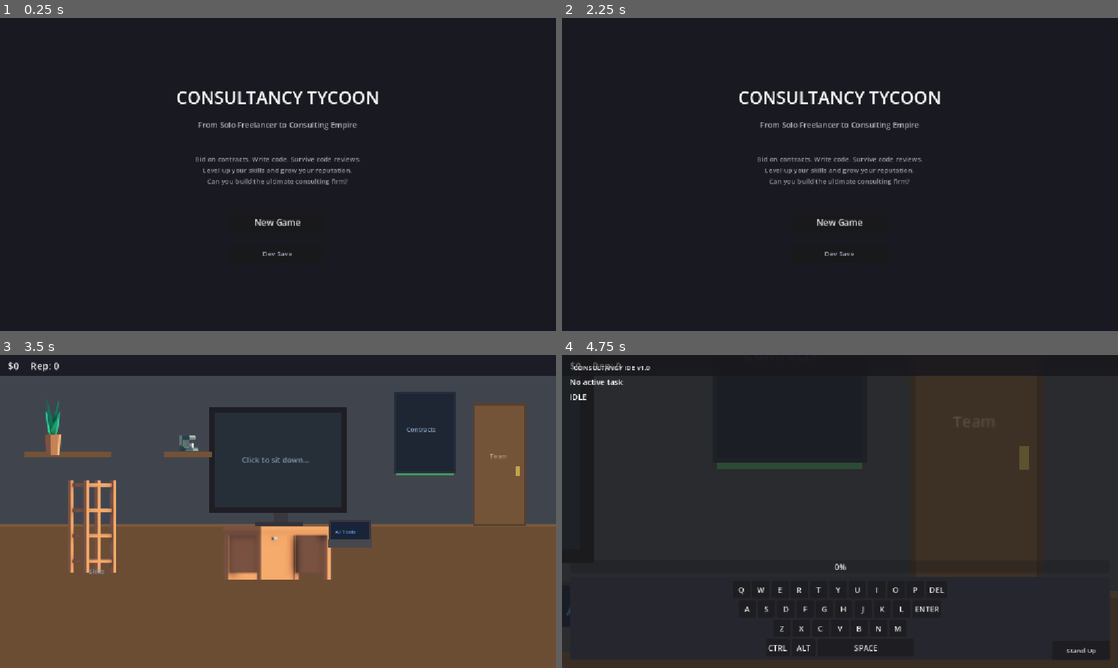
Above: before the commit, frames 1-4 (two rows, left to right).
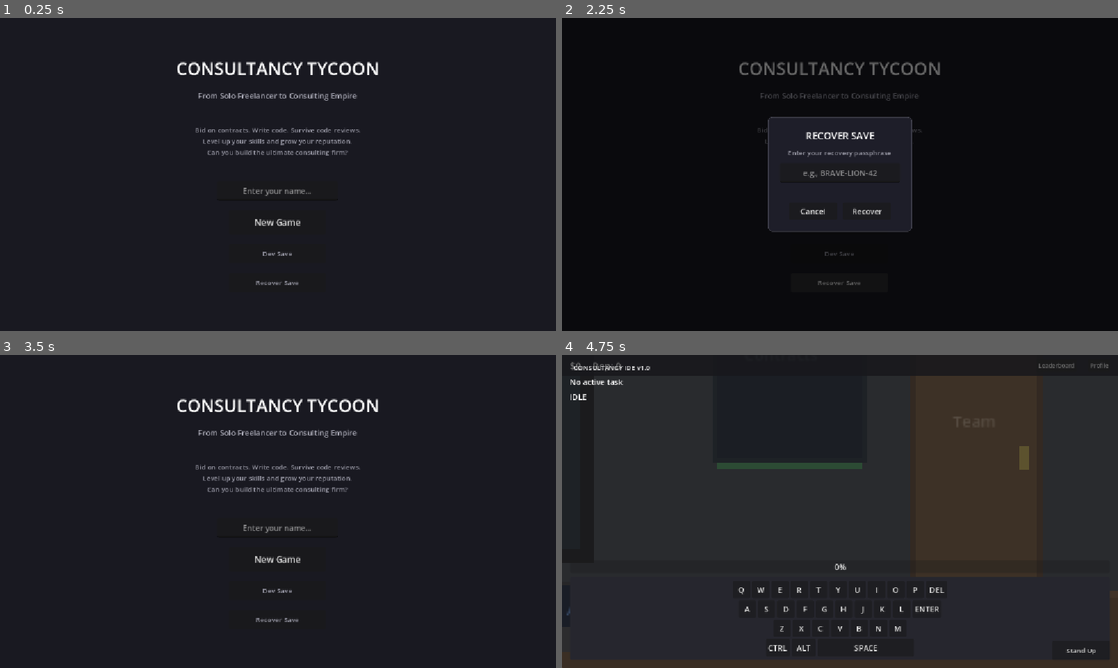
Above: after the commit, the same moments.

Repository: jprofessionals/consultancy-tycoon
Game: Godot game, scene res://src/main.tscn
Same seed, same stepped clock (60 frames per second), same inputs: the game is played once before the commit and once after it.
Inputs (mouse positions are in pixels of both pictures, inside the frame that each line leads up to):
- Up to frame 1 (0.25 s): no input
- Up to frame 2 (2.25 s): click (1056, 27) at 0.5 s, where only the run after the commit has a clickable "Leaderboard"; click (1101, 27) at 1.25 s, where only the run after the commit has a clickable "Profile"; click (840, 284) at 2 s, where only the run after the commit has a clickable "Recover Save"
- Up to frame 3 (3.5 s): click (250, 549) at 2.75 s, where only the run after the commit has a clickable "Cancel"
- Up to frame 4 (4.75 s): click (840, 558) at 3.5 s, where only the run after the commit has a clickable "New Game"; click (840, 461) at 4.25 s

The runs differ from the first frame. In frame 1, 3.5% of the frame differs, in the area x 31-68%, y 14-86%; in frame 2, 3.4%; in frame 3, 83%, in the area x 0-100%, y 2-100%; in frame 4, less than 0.1%.

Commit message:
feat: add name entry, save recovery, and panel access to welcome/HUD
Add player name LineEdit and "Recover Save" button to welcome screen.
Wire leaderboard and cloud profile panels into overlay system with
HUD buttons for access during gameplay.

Co-Authored-By: Claude Opus 4.6 <noreply@anthropic.com>

Diff:
--- a/src/main.gd
+++ b/src/main.gd
@@ -10,6 +10,8 @@
 var skill_panel: PanelContainer
 var email_panel: PanelContainer
 var ai_tool_panel: PanelContainer
+var leaderboard_panel: PanelContainer
+var cloud_panel: PanelContainer
 var task_factory: TaskFactory = TaskFactory.new()
 var skill_manager: SkillManager = SkillManager.new()
 var event_manager: EventManager = EventManager.new()
@@ -198,6 +200,14 @@
 	ai_tool_panel.visible = false
 	center.add_child(ai_tool_panel)
 
+	leaderboard_panel = load("res://src/ui/leaderboard_panel.tscn").instantiate()
+	leaderboard_panel.visible = false
+	center.add_child(leaderboard_panel)
+
+	cloud_panel = load("res://src/ui/cloud_panel.tscn").instantiate()
+	cloud_panel.visible = false
+	center.add_child(cloud_panel)
+
 func _build_management_layer():
 	management_layer = CanvasLayer.new()
 	management_layer.layer = 5
@@ -296,12 +306,22 @@
 		continue_btn.pressed.connect(_on_start_game.bind(true))
 		content.add_child(continue_btn)
 
+	var name_edit = LineEdit.new()
+	name_edit.placeholder_text = "Enter your name..."
+	name_edit.custom_minimum_size = Vector2(250, 40)
+	name_edit.add_theme_font_size_override("font_size", 16)
+	name_edit.alignment = HORIZONTAL_ALIGNMENT_CENTER
+	name_edit.size_flags_horizontal = Control.SIZE_SHRINK_CENTER
+	content.add_child(name_edit)
+
 	var start_btn = Button.new()
 	start_btn.text = "New Game"
 	start_btn.custom_minimum_size = Vector2(200, 50)
 	start_btn.add_theme_font_size_override("font_size", 18)
 	start_btn.size_flags_horizontal = Control.SIZE_SHRINK_CENTER
-	start_btn.pressed.connect(_on_start_game.bind(false))
+	start_btn.pressed.connect(func():
+		_on_start_game(false, name_edit.text.strip_edges())
+	)
 	content.add_child(start_btn)
 
 	var dev_btn = Button.new()
@@ -316,6 +336,15 @@
 	)
 	content.add_child(dev_btn)
 
+	var recover_btn = Button.new()
+	recover_btn.text = "Recover Save"
+	recover_btn.custom_minimum_size = Vector2(200, 40)
+	recover_btn.add_theme_font_size_override("font_size", 14)
+	recover_btn.add_theme_color_override("font_color", Color(0.6, 0.6, 0.65))
+	recover_btn.size_flags_horizontal = Control.SIZE_SHRINK_CENTER
+	recover_btn.pressed.connect(_show_recover_dialog)
+	content.add_child(recover_btn)
+
 func _connect_signals():
 	bidding_panel.contract_accepted.connect(_on_contract_accepted)
 	bidding_panel.close_requested.connect(_hide_overlay)
@@ -323,6 +352,10 @@
 	email_panel.close_requested.connect(_hide_overlay)
 	email_panel.choice_made.connect(_on_email_choice)
 	ai_tool_panel.close_requested.connect(_hide_overlay)
+	leaderboard_panel.close_requested.connect(_hide_overlay)
+	cloud_panel.close_requested.connect(_hide_overlay)
+	hud.leaderboard_pressed.connect(_on_leaderboard_btn)
+	hud.profile_pressed.connect(_on_cloud_btn)
 	EventBus.tab_task_done.connect(_on_tab_task_done)
 	EventBus.skill_purchased.connect(func(_id): _update_click_power())
 	EventBus.ai_tool_upgraded.connect(func(_tid, _tier): _update_ai_status())
@@ -388,7 +421,7 @@
 
 # ── Game Start ──
 
-func _on_start_game(load_save: bool = false):
+func _on_start_game(load_save: bool = false, player_name: String = ""):
 	welcome_layer.queue_free()
 	welcome_layer = null
 	_game_started = true
@@ -402,6 +435,10 @@
 	event_timer.start()
 	salary_timer.start()
 	autosave_timer.start()
+	if not load_save and player_name != "":
+		GameState.player_name = player_name
+		if not CloudManager.is_authenticated():
+			CloudManager.create_player(player_name)
 	# Sync with cloud on game start
 	if CloudManager.is_authenticated():
 		var runtime = _collect_runtime_state()
@@ -411,6 +448,110 @@
 	# Update HUD after load
 	hud.update_team_info(GameState.consultants.size(), GameState.active_assignments.size())
 	_update_ai_status()
+
+func _show_recover_dialog():
+	var recover_layer = CanvasLayer.new()
+	recover_layer.layer = 101
+	add_child(recover_layer)
+
+	var bg = ColorRect.new()
+	bg.color = Color(0, 0, 0, 0.6)
+	bg.set_anchors_preset(Control.PRESET_FULL_RECT)
+	recover_layer.add_child(bg)
+
+	var center = CenterContainer.new()
+	center.set_anchors_preset(Control.PRESET_FULL_RECT)
+	recover_layer.add_child(center)
+
+	var panel = PanelContainer.new()
+	var style = StyleBoxFlat.new()
+	style.bg_color = Color(0.12, 0.12, 0.16)
+	style.set_content_margin_all(24)
+	style.set_corner_radius_all(8)
+	style.border_color = Color(0.3, 0.3, 0.35)
+	style.set_border_width_all(1)
+	panel.add_theme_stylebox_override("panel", style)
+	center.add_child(panel)
+
+	var vbox = VBoxContainer.new()
+	vbox.add_theme_constant_override("separation", 12)
+	panel.add_child(vbox)
+
+	var title = Label.new()
+	title.text = "RECOVER SAVE"
+	title.add_theme_font_size_override("font_size", 20)
+	title.horizontal_alignment = HORIZONTAL_ALIGNMENT_CENTER
+	vbox.add_child(title)
+
+	var desc = Label.new()
+	desc.text = "Enter your recovery passphrase"
+	desc.add_theme_font_size_override("font_size", 14)
+	desc.add_theme_color_override("font_color", Color(0.6, 0.6, 0.65))
+	desc.horizontal_alignment = HORIZONTAL_ALIGNMENT_CENTER
+	vbox.add_child(desc)
+
+	var passphrase_edit = LineEdit.new()
+	passphrase_edit.placeholder_text = "e.g., BRAVE-LION-42"
+	passphrase_edit.custom_minimum_size = Vector2(250, 40)
+	passphrase_edit.add_theme_font_size_override("font_size", 16)
+	passphrase_edit.alignment = HORIZONTAL_ALIGNMENT_CENTER
+	vbox.add_child(passphrase_edit)
+
+	var status_label = Label.new()
+	status_label.text = ""
+	status_label.add_theme_font_size_override("font_size", 12)
+	status_label.horizontal_alignment = HORIZONTAL_ALIGNMENT_CENTER
+	vbox.add_child(status_label)
+
+	var btn_row = HBoxContainer.new()
+	btn_row.alignment = BoxContainer.ALIGNMENT_CENTER
+	btn_row.add_theme_constant_override("separation", 12)
+	vbox.add_child(btn_row)
+
+	var cancel_btn = Button.new()
+	cancel_btn.text = "Cancel"
+	cancel_btn.custom_minimum_size = Vector2(100, 36)
+	cancel_btn.pressed.connect(func(): recover_layer.queue_free())
+	btn_row.add_child(cancel_btn)
+
+	var recover_btn = Button.new()
+	recover_btn.text = "Recover"
+	recover_btn.custom_minimum_size = Vector2(100, 36)
+	recover_btn.pressed.connect(func():
+		var phrase = passphrase_edit.text.strip_edges()
+		if phrase == "":
+			status_label.text = "Enter a passphrase"
+			return
+		status_label.text = "Recovering..."
+		recover_btn.disabled = true
+		await CloudManager.recover_player(phrase)
+		# After recovery, download the cloud save
+		var cloud_data = await CloudManager.download_save()
+		if cloud_data.is_empty() or not cloud_data.has("save_data"):
+			status_label.text = "No save found for this passphrase"
+			recover_btn.disabled = false
+			return
+		# Write cloud save locally and load
+		var save_data = cloud_data.get("save_data", {})
+		var json_string = JSON.stringify(save_data, "\t")
+		var file = FileAccess.open(SaveManager.save_path, FileAccess.WRITE)
+		if file:
+			file.store_string(json_string)
+			file.close()
+		recover_layer.queue_free()
+		_on_start_game(true)
+	)
+	btn_row.add_child(recover_btn)
+
+func _on_leaderboard_btn():
+	if state == DeskState.DESK or state == DeskState.ZOOMED_TO_MONITOR:
+		leaderboard_panel.refresh()
+		_show_overlay(leaderboard_panel)
+
+func _on_cloud_btn():
+	if state == DeskState.DESK or state == DeskState.ZOOMED_TO_MONITOR:
+		cloud_panel.refresh()
+		_show_overlay(cloud_panel)
 
 func _unhandled_input(event: InputEvent):
 	if not _game_started:
--- a/src/ui/hud.gd
+++ b/src/ui/hud.gd
@@ -1,4 +1,7 @@
 extends PanelContainer
+
+signal leaderboard_pressed
+signal profile_pressed
 
 @onready var money_label: Label = %MoneyLabel
 @onready var reputation_label: Label = %ReputationLabel
@@ -6,6 +9,8 @@
 @onready var ai_label: Label = %AiLabel
 @onready var team_label: Label = %TeamLabel
 @onready var stuck_label: Label = %StuckLabel
+@onready var leaderboard_btn: Button = %LeaderboardBtn
+@onready var profile_btn: Button = %ProfileBtn
 
 func _ready():
 	var bg = StyleBoxFlat.new()
@@ -21,6 +26,8 @@
 
 	EventBus.money_changed.connect(_on_money_changed)
 	EventBus.reputation_changed.connect(_on_reputation_changed)
+	leaderboard_btn.pressed.connect(func(): leaderboard_pressed.emit())
+	profile_btn.pressed.connect(func(): profile_pressed.emit())
 	_on_money_changed(GameState.money)
 	_on_reputation_changed(GameState.reputation)
 
--- a/src/ui/hud.tscn
+++ b/src/ui/hud.tscn
@@ -42,3 +42,15 @@
 layout_mode = 2
 size_flags_horizontal = 3
 horizontal_alignment = 2
+
+[node name="LeaderboardBtn" type="Button" parent="HBox"]
+unique_name_in_owner = true
+layout_mode = 2
+theme_override_font_sizes/font_size = 12
+text = "Leaderboard"
+
+[node name="ProfileBtn" type="Button" parent="HBox"]
+unique_name_in_owner = true
+layout_mode = 2
+theme_override_font_sizes/font_size = 12
+text = "Profile"
